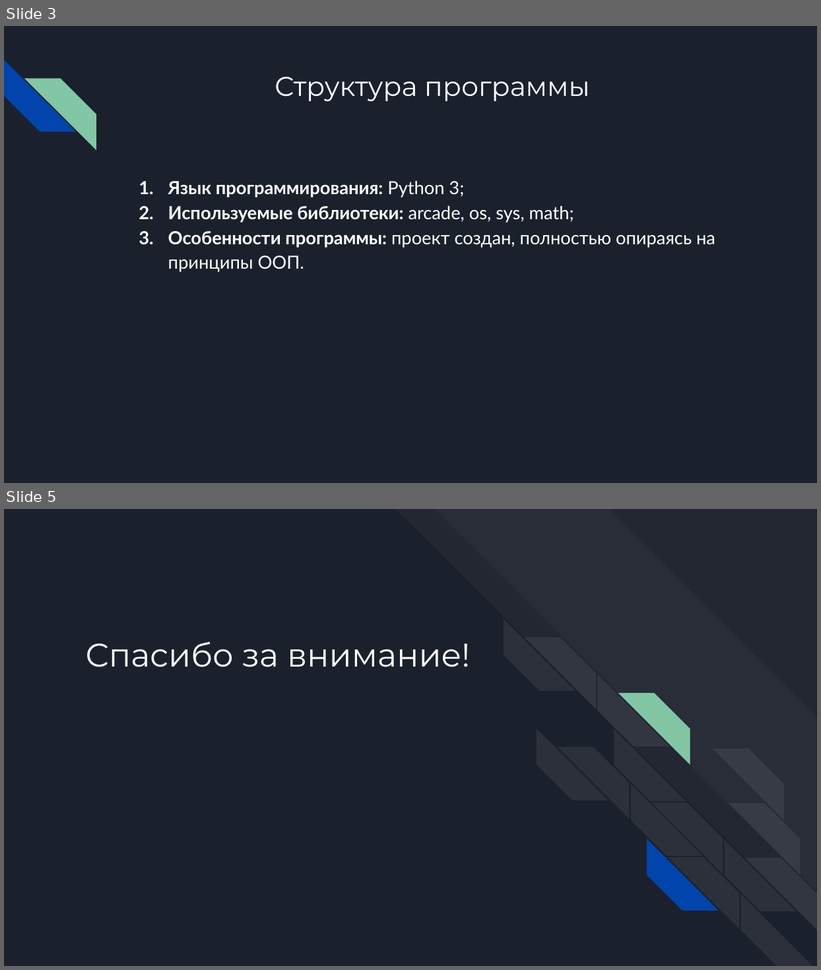
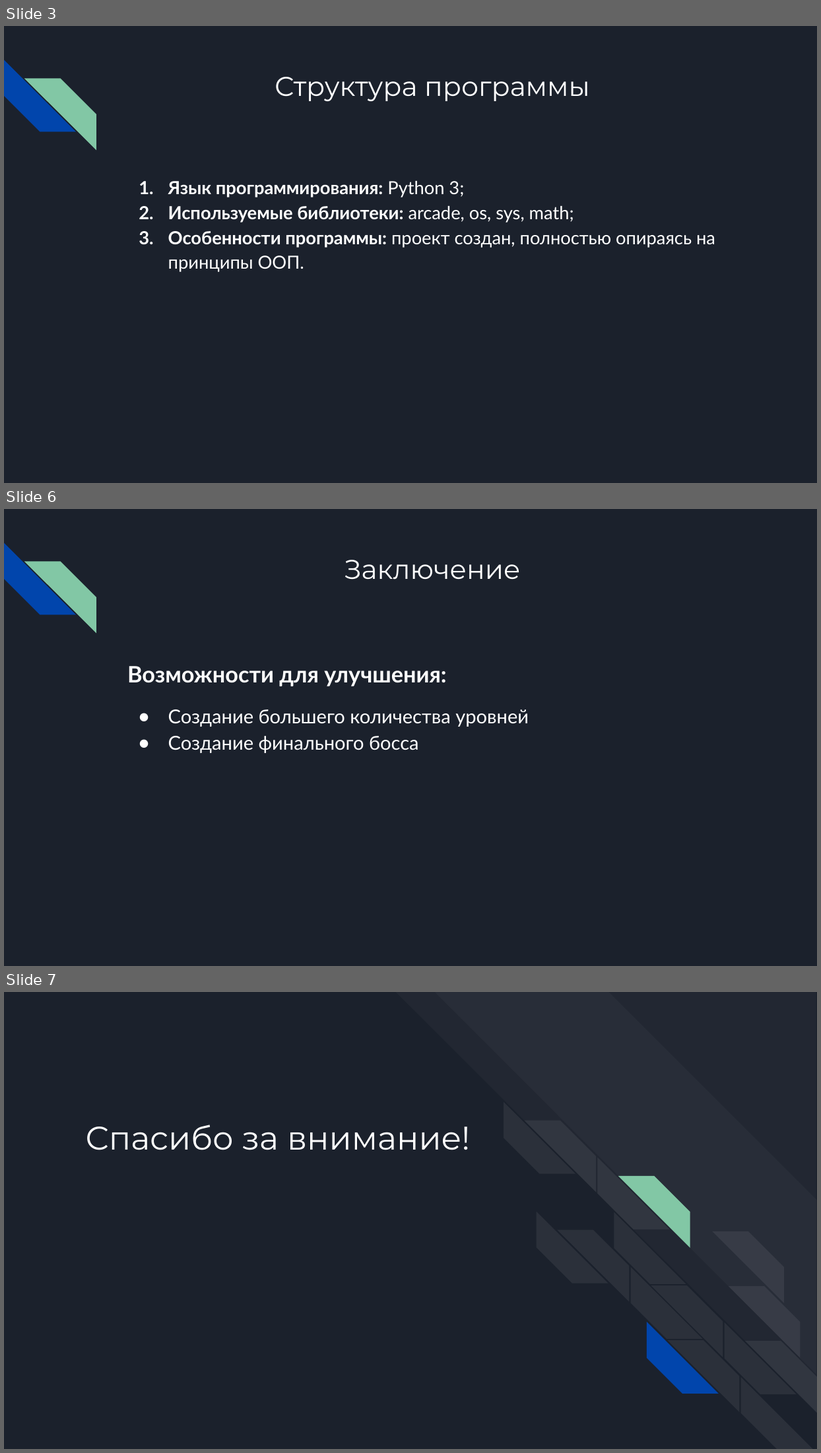
Before and after one commit to KrasnovAndrey/KpKrKz-Arcade-project, a slide deck: docs/Medal Dungeon.pptx. Shown one above the other, each under a label of ours: slides 3 and 5 before the commit, slides 3, 6 and 7 after it; the slides between them are not shown. The pictures are 821x970 and 821x1453 pixels, drawn with LibreOffice and Linux fonts; fonts in the diff are those of the drawing. Boxes give left, top, right and bottom in pixels: in the first picture for what was removed or moved away, otherwise in the second. Text is boxed around its words. In the diff, an @@ line names an element or a change of style, - is before the commit and + after.

```diff
--- a/docs/Medal Dungeon.pptx
+++ b/docs/Medal Dungeon.pptx
@@ slide 6 added at <box>4,509,817,966</box>, background #1B212C; not listed: 2 template elements that a slide beside it also shows @@
@@ title added at <box>345,560,521,580</box>, 24 pt, text #FFFFFF @@
+Заключение
@@ text added at <box>127,666,529,753</box>, 17 pt, text #FFFFFF @@
+Возможности для улучшения:
+● Создание большего количества уровней
+● Создание финального босса
@@ what was slide 5 is now slide 7 @@
```
Also in this commit, not shown: 1 slide changed, 1 other slide added, 2 other files.
